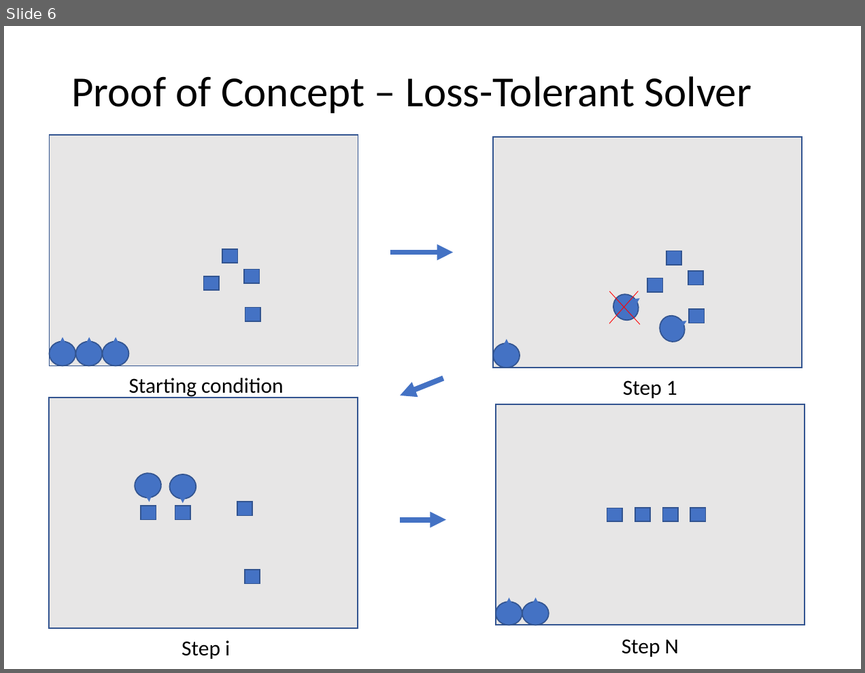
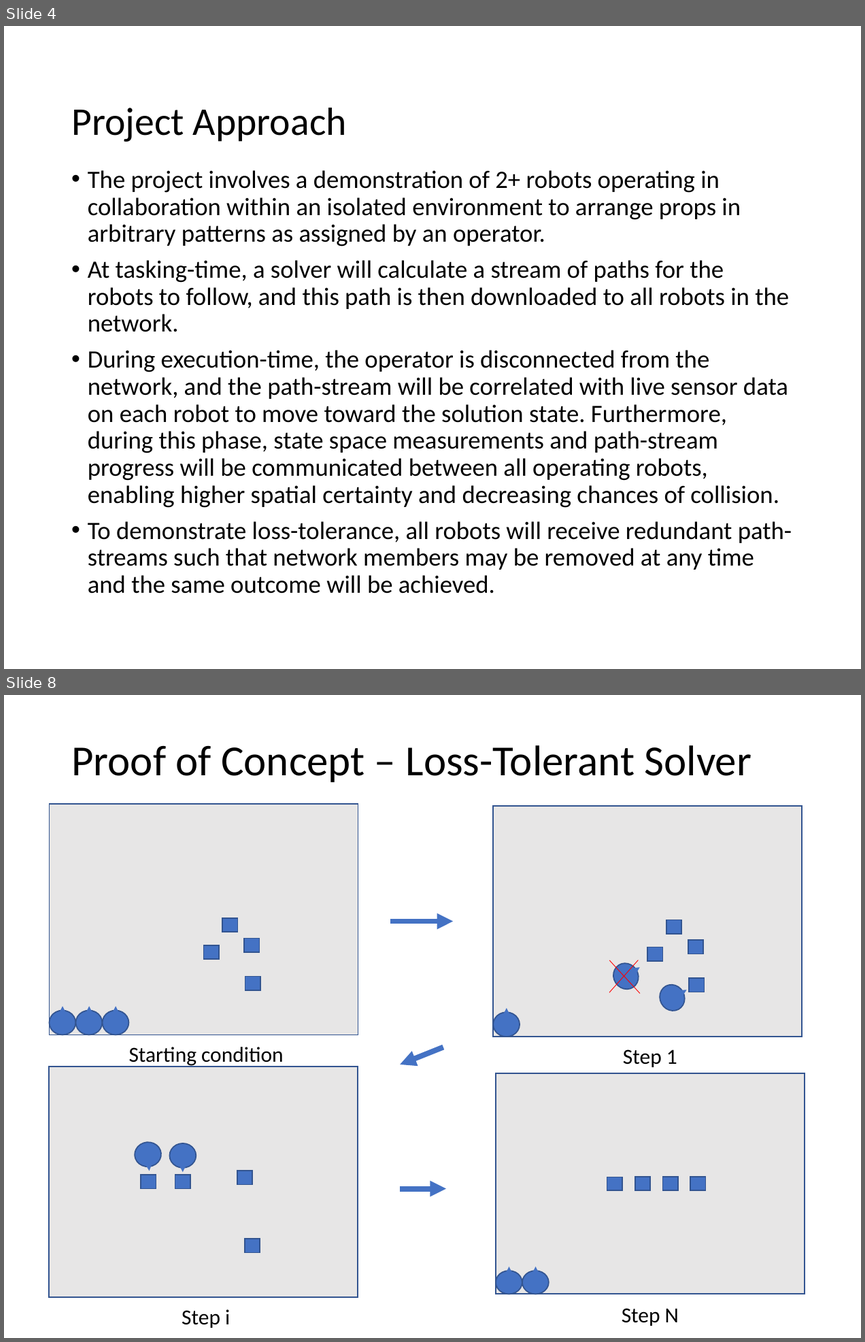
Before and after one commit to gestalt-arch/gestalt-arch, a slide deck: docs/project-spec.pptm. Shown one above the other, each under a label of ours: slide 6 before the commit, slides 4 and 8 after it; the slides between them are not shown. The pictures are 865x673 and 865x1342 pixels, drawn with LibreOffice and Linux fonts; fonts in the diff are those of the drawing. Boxes give left, top, right and bottom in pixels: in the first picture for what was removed or moved away, otherwise in the second. Text is boxed around its words. In the diff, an @@ line names an element or a change of style, - is before the commit and + after.

Commit message:
Updated project-spec and included PDF for viewability

```diff
--- a/docs/project-spec.pptm
+++ b/docs/project-spec.pptm
@@ slide 4 added at [4,26,861,669], background #FFFFFF @@
@@ title added at [71,108,347,142], 33 pt, text #000000 @@
+Project Approach
@@ text added at [88,170,791,593], 21 pt, text #000000 @@
+• The project involves a demonstration of 2+ robots operating in collaboration within an isolated environment to arrange props in arbitrary patterns as assigned by an operator.
+• At tasking-time, a solver will calculate a stream of paths for the robots to follow, and this path is then downloaded to all robots in the network.
+• During execution-time, the operator is disconnected from the network, and the path-stream will be correlated with live sensor data on each robot to move toward the solution state. Furthermore, during this phase, state space measurements and path-stream progress will be communicated between all operating robots, enabling higher spatial certainty and decreasing chances of collision.
+• To demonstrate loss-tolerance, all robots will receive redundant path-streams such that network members may be removed at any time and the same outcome will be achieved.
@@ what was slide 6 is now slide 8 @@
```
Also in this commit, not shown: 9 slides changed, 1 other file.
